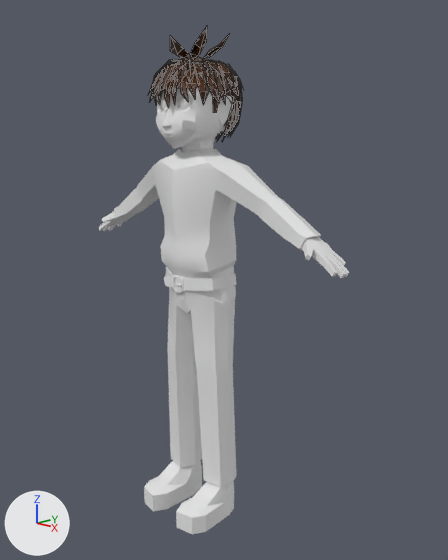
Renders of the Blender file Assets/Models/Investigator+Skeleton.blend from each side of a commit.
Before and after are seen from a 50 mm lens placed at (4.64, -3.87, 4.06), pointed at (0.17, 0.53, 2.54). Arrows for +X, +Y and +Z are at lower left; the lights stay in place. Mesh edges are drawn as thin lines on the coarser meshes.
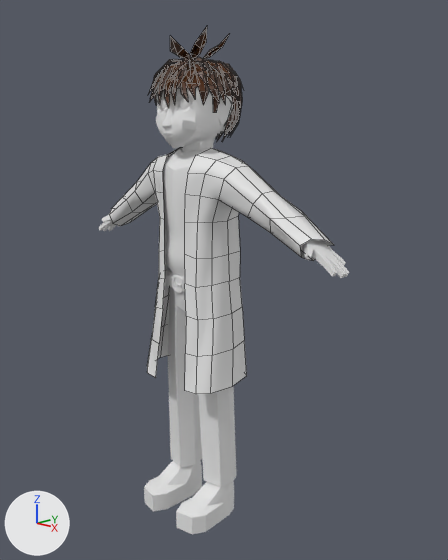
Pixel boxes (x1, y1, x2, y2) of what changed, in the pictures (448 x 560 px):
'Circle.005', added: after (109, 148, 334, 394)

The change, as a list of edits to the scene's bpy script:
```text
Add img_coatnormal:
    img_coatnormal = load_image('CoatNormal', '../Textures/CoatNormal.png', 1024, 1024, 'Non-Color')
Add mat_material_004:
    mat_material_004 = bpy.data.materials.new('Material.004')
    # uses the picture img_coatnormal
Add me_circle_004:
    me_circle_004.from_pydata(...)  # 170 vertices, 146 faces; spans x -1.53..1.53, y -0.08..0.71, z 1.52..3.88
    me_circle_004.polygons.foreach_set('use_smooth', [True] * 146)
    me_circle_004.materials.append(mat_material_004)
Add ob_circle_005:
    ob_circle_005 = bpy.data.objects.new('Circle.005', me_circle_004)
    ob_circle_005.location = (0.0, 0.0, 0.0)
```
